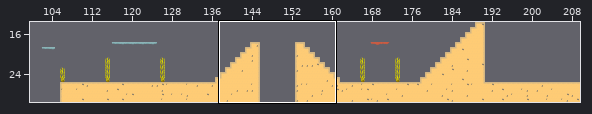
Tiled map: assets/maps/nivel2.tmx. Above: a wide view before the commit, with the close-up outlined.
Close-up. As it was:
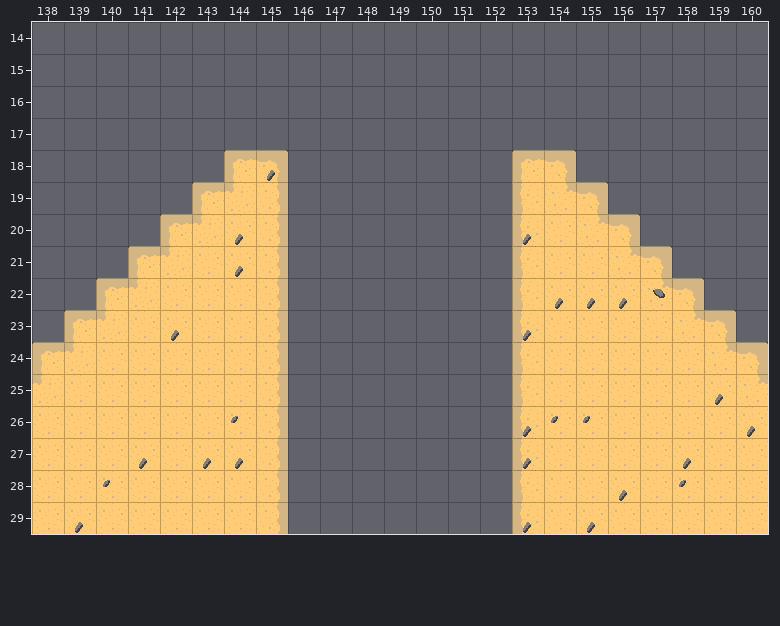
Cells are 32x32 px. Shown: x 138..160, y 14..29. The commit also changed other parts of the map, which this record leaves out.
New version:
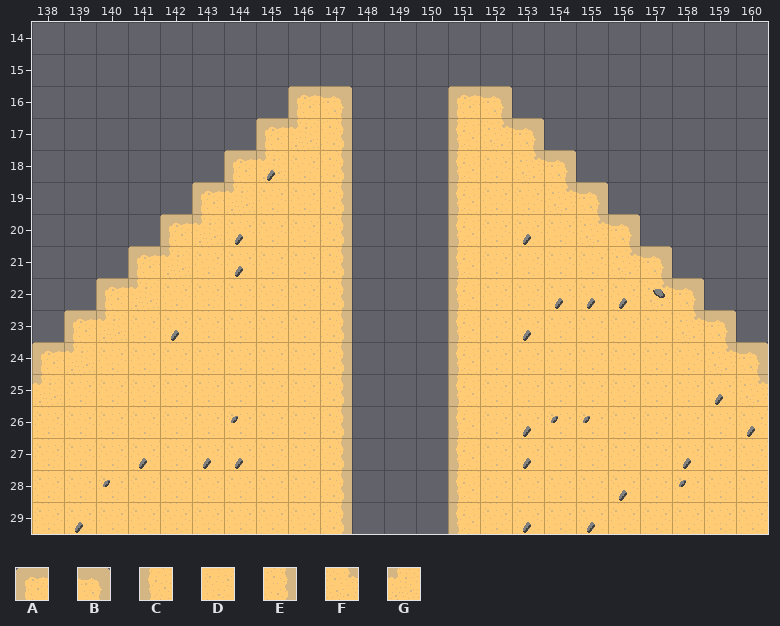
Key: from "Tiles - Beach": A 0, B 2, C 12, D 13, E 14, F 48, G 49.
_ is an empty cell, . an unchanged one.
Change:
--- layer "Capa de patrones 1"
@@ x 145..153 @@
-16 .__...__.
-17 ___...___
-18 B__...__A
-19 E__...__C
-20 E__...__C
-21 E__...__C
-22 E__...__C
-23 E__...__C
-24 E__...__C
-25 E__...__C
-26 E__...__C
-27 E__...__C
-28 E__...__C
-29 E__...__C
+16 .AB...AB.
+17 AGE...CFB
+18 GDE...CDF
+19 DDE...CDD
+20 DDE...CDD
+21 DDE...CDD
+22 DDE...CDD
+23 DDE...CDD
+24 DDE...CDD
+25 DDE...CDD
+26 DDE...CDD
+27 DDE...CDD
+28 DDE...CDD
+29 DDE...CDD
